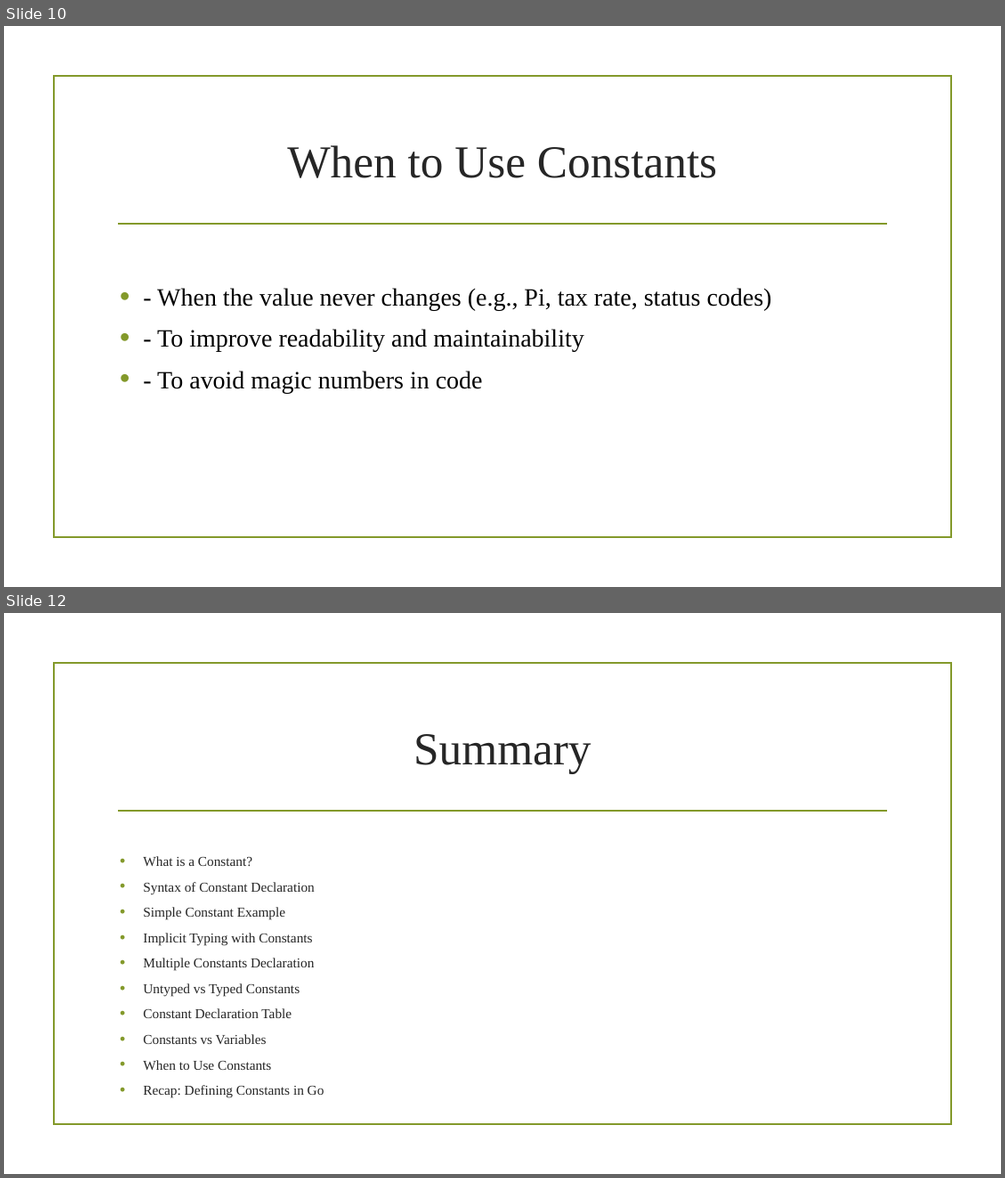
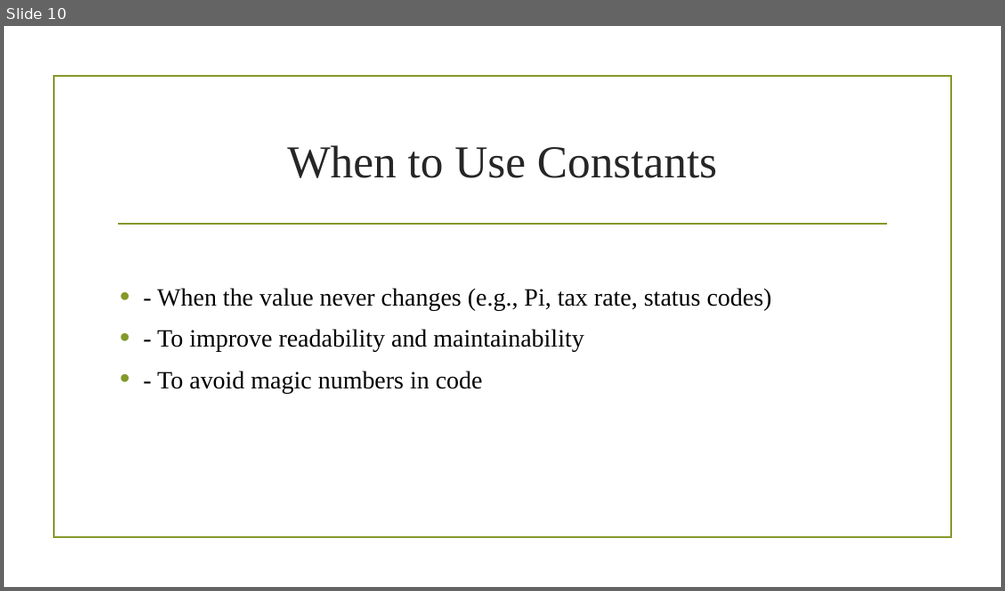
Before and after one commit to CodeWithDhruvX/coding_ppt, a slide deck: ppt/golang/interview_questions/6/constant.pptx. Shown one above the other, each under a label of ours: slides 10 and 12 before the commit, slide 10 after it; the slides between them are not shown. The pictures are 1005x1178 and 1005x591 pixels, drawn with LibreOffice and Linux fonts; fonts in the diff are those of the drawing; background and template pictures are left out. Boxes give left, top, right and bottom in pixels: in the first picture for what was removed or moved away, otherwise in the second. Text is boxed around its words. In the diff, an @@ line names an element or a change of style, - is before the commit and + after.

Commit message:
constant added here

```diff
--- a/ppt/golang/interview_questions/6/constant.pptx
+++ b/ppt/golang/interview_questions/6/constant.pptx
@@ slide 12 removed at [4,613,1001,1174], background picture (left out); not listed: 2 template elements that a slide beside it also shows @@
@@ title removed at [413,734,591,774] @@
-Summary
@@ text removed at [143,856,324,1098] @@
-• What is a Constant?
-• Syntax of Constant Declaration
-• Simple Constant Example
-• Implicit Typing with Constants
-• Multiple Constants Declaration
-• Untyped vs Typed Constants
-• Constant Declaration Table
-• Constants vs Variables
-• When to Use Constants
-• Recap: Defining Constants in Go
```
Also in this commit, not shown: 1 other slide removed.
